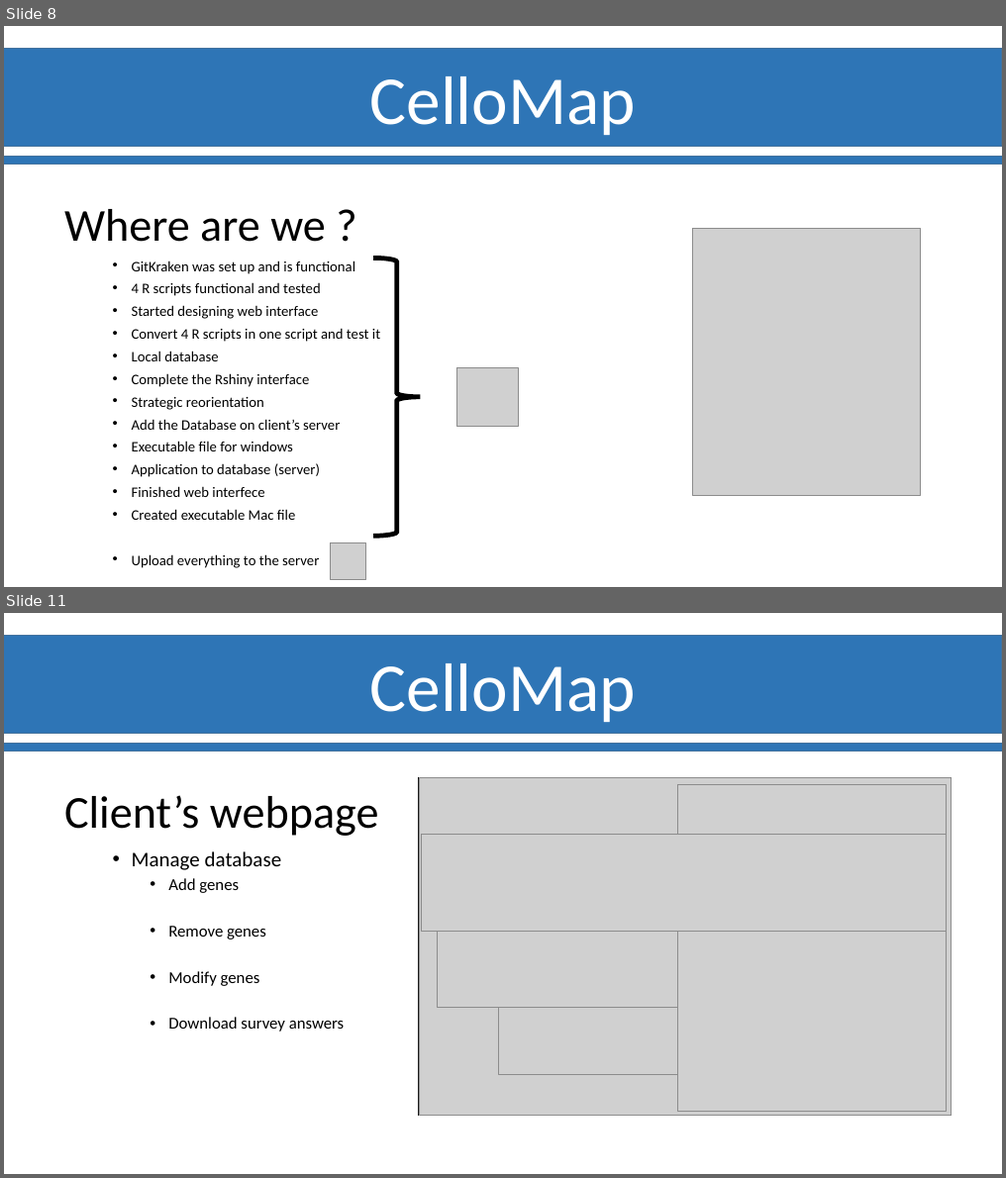
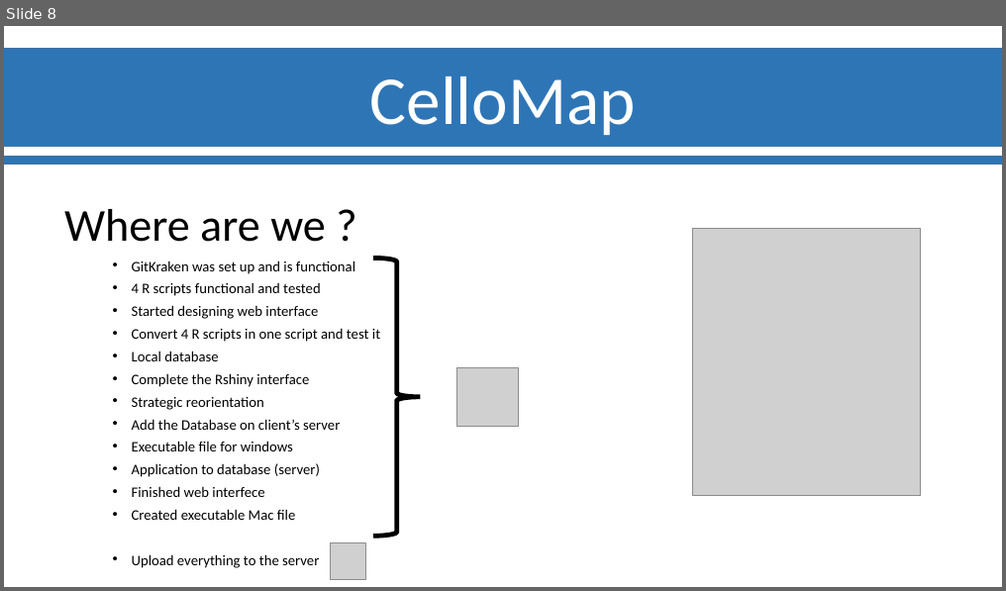
Before and after one commit to Ylefol/projet-INSERM_V5, a slide deck: Slides/Diapos_Suivit_projet.pptx. Shown one above the other, each under a label of ours: slides 8 and 11 before the commit, slide 8 after it; the slides between them are not shown. The pictures are 1006x1178 and 1006x591 pixels, drawn with LibreOffice and Linux fonts; fonts in the diff are those of the drawing; grey boxes stand for pictures; background and template pictures are left out. Boxes give left, top, right and bottom in pixels: in the first picture for what was removed or moved away, otherwise in the second. Text is boxed around its words. In the diff, an @@ line names an element or a change of style, - is before the commit and + after.

```diff
--- a/Slides/Diapos_Suivit_projet.pptx
+++ b/Slides/Diapos_Suivit_projet.pptx
@@ slide 11 removed at bbox=[4, 613, 1002, 1174], background #FFFFFF; not listed: 3 template elements that a slide beside it also shows @@
@@ rectangle removed at bbox=[418, 777, 951, 1116] @@
@@ picture removed at bbox=[419, 778, 951, 1116] @@
@@ picture removed at bbox=[678, 785, 945, 1112] @@
@@ text removed at bbox=[64, 795, 379, 836] @@
-Client’s webpage
@@ picture removed at bbox=[422, 835, 945, 931] @@
@@ picture removed at bbox=[450, 837, 933, 931] @@
@@ picture removed at bbox=[498, 845, 902, 1075] @@
@@ text removed at bbox=[132, 852, 345, 1032] @@
-• Manage database
-  • Add genes
-  • Remove genes
-  • Modify genes
-  • Download survey answers
@@ picture removed at bbox=[437, 855, 945, 1008] @@
@@ page number removed at bbox=[15, 1138, 57, 1167] @@
-10
```
Also in this commit, not shown: 2 slides changed, 2 slides added, 1 other slide removed.
